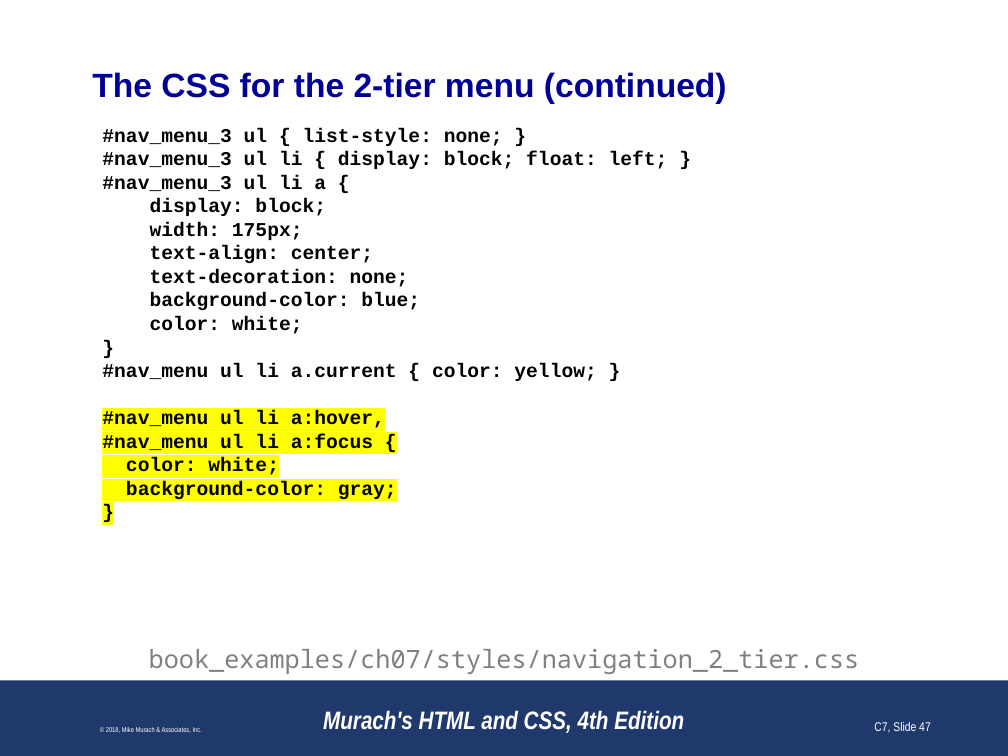
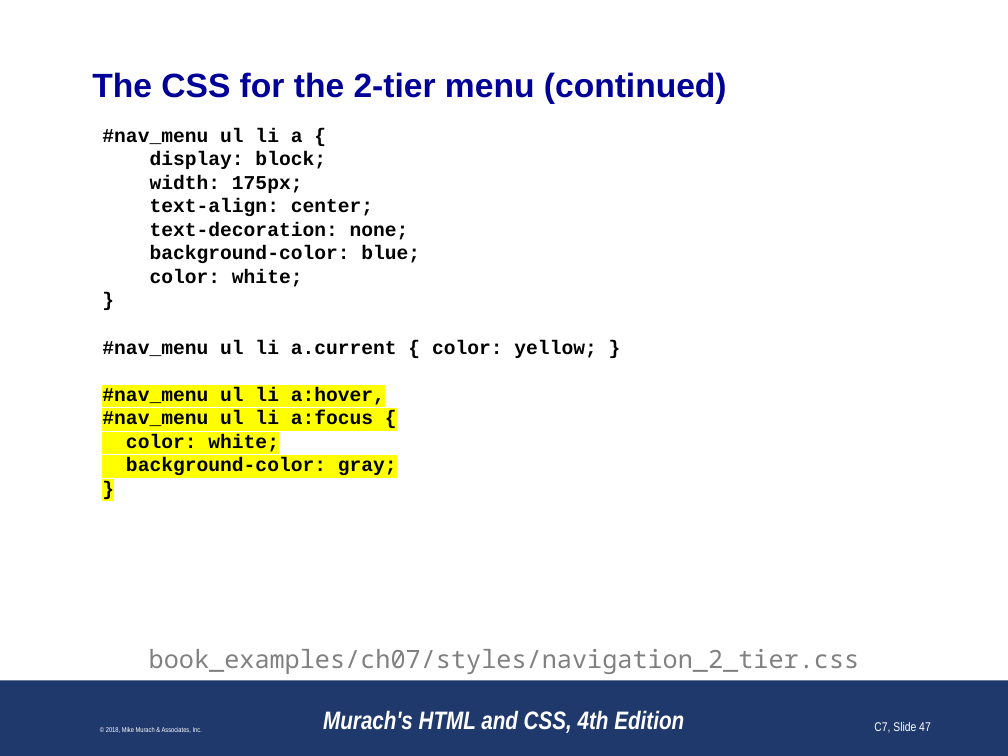
Before and after one commit to paulsmithkc/awd1000_base_lab_and_homework, a slide deck: slide 47 of murach_html_4e/slides/Chapter 7 slides (Revised).pptx. Drawn at 1008x756 pixels with LibreOffice and Linux fonts; fonts in the diff are those of the drawing; background and template pictures are left out. Boxes give left, top, right and bottom in pixels: in the first picture for what was removed or moved away, otherwise in the second. Text is boxed around its words. In the diff, an @@ line names an element or a change of style, - is before the commit and + after.

Commit message:
fixing typos on tiered navigation

```diff
--- a/murach_html_4e/slides/Chapter 7 slides (Revised).pptx
+++ b/murach_html_4e/slides/Chapter 7 slides (Revised).pptx
@@ text at (102,128,303,144): text changed @@
-#nav_menu_3 ul { list-style: none; }
-#nav_menu_3 ul li { display: block; float: left; }
-#nav_menu_3 ul li a {
+#nav_menu ul li a {
```
Also in this commit, not shown: 2 other slides changed.
